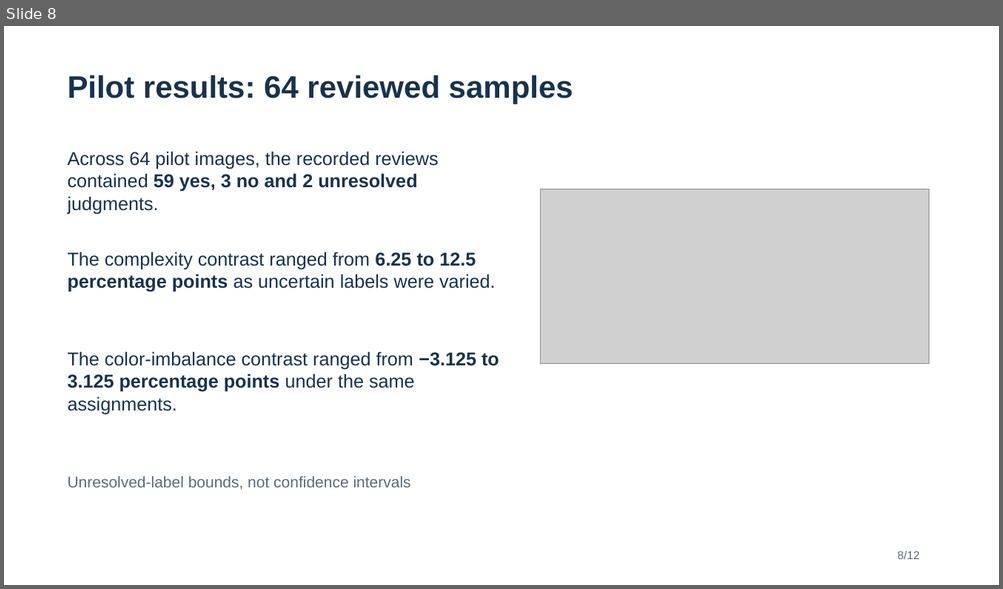
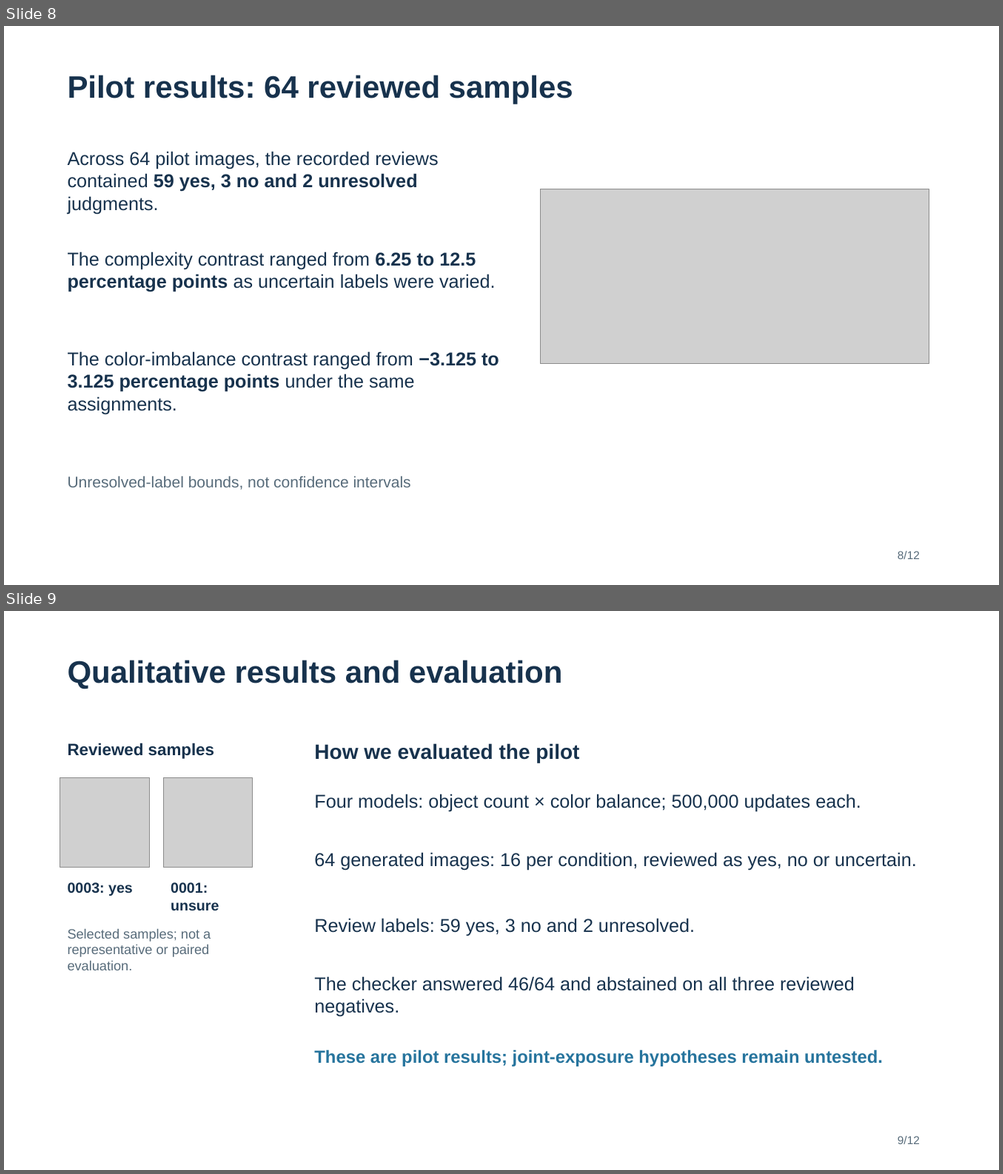
Before and after one commit to Space-Dev0/muadib, a slide deck: presentation/powerpoint/which-exposure-matters-submission-guide.pptx. Shown one above the other, each under a label of ours: slide 8 before the commit, slides 8 and 9 after it. The pictures are 1003x589 and 1003x1174 pixels, drawn with LibreOffice and Linux fonts; fonts in the diff are those of the drawing; grey boxes stand for pictures. Boxes give left, top, right and bottom in pixels: in the first picture for what was removed or moved away, otherwise in the second. Text is boxed around its words. In the diff, an @@ line names an element or a change of style, - is before the commit and + after.

Commit message:
docs: move diffusion illustration to title slide
Place the noise illustration on the introduction slide and use the remaining results-slide space to explain the pilot evaluation and checker coverage.

```diff
--- a/presentation/powerpoint/which-exposure-matters-submission-guide.pptx
+++ b/presentation/powerpoint/which-exposure-matters-submission-guide.pptx
@@ slide 9 added at [4,611,999,1170], background #FFFFFF @@
@@ text added at [68,660,562,689], 30 pt, text #17324D, bold @@
+Qualitative results and evaluation
@@ text added at [68,743,214,759], 16 pt, text #17324D, bold @@
+Reviewed samples
@@ text added at [314,743,579,763], 20 pt, text #17324D, bold @@
+How we evaluated the pilot
@@ picture added at [60,778,150,868] @@
@@ picture added at [164,778,253,868] @@
@@ text added at [314,794,861,812], 18 pt, text #17324D @@
+Four models: object count × color balance; 500,000 updates each.
@@ text added at [314,852,916,870], 18 pt, text #17324D @@
+64 generated images: 16 per condition, reviewed as yes, no or uncertain.
@@ text added at [68,883,133,896], 14 pt, text #17324D, bold @@
+0003: yes
@@ text added at [170,883,219,911], 14 pt, text #17324D, bold @@
+0001: unsure
@@ text added at [314,918,694,937], 18 pt, text #17324D @@
+Review labels: 59 yes, 3 no and 2 unresolved.
@@ text added at [68,929,210,971], 13 pt, text #576B7A @@
+Selected samples; not a representative or paired evaluation.
@@ text added at [314,977,854,1017], 18 pt, text #17324D @@
+The checker answered 46/64 and abstained on all three reviewed negatives.
@@ text added at [314,1050,882,1067], 17 pt, text #26749D, bold @@
+These are pilot results; joint-exposure hypotheses remain untested.
@@ text added at [897,1136,919,1145], 11 pt, text #576B7A @@
+9/12
```
Also in this commit, not shown: 1 slide changed, 1 slide removed, 3 other files.
